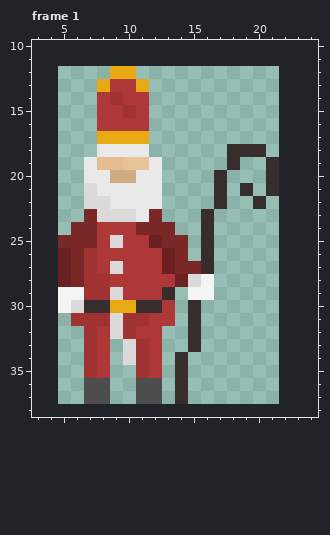
One commit to this pixel-art file: ressources/bosses/stnicholas.aseprite. That is the earlier state.
17x26 pixels, 1 frame. Colours within 5 levels of each other are drawn and written as one. Shown: frame 1: x 3..24, y 10..38. The old version is drawn lined up with the new one, on the new canvas. The commit also changed other frames, which this record leaves out.
The result:
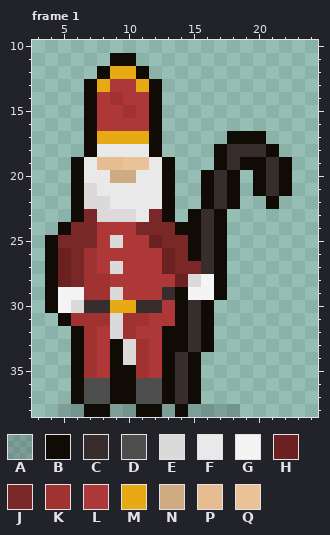
Palette (. is transparent): A #0000002b  B #110b06  C #372d2d  D #4d4d4d  E #dbd9d9  F #e9e9e9  G #f4f4f4  H #6b2121  J #7a2727  K #a03232  L #ae3838  M #e7aa14  N #cfab84  P #e5bd91  Q #e9c298
Change:
canvas 17x26 -> 26x39, the old top-left corner now at 5,12
Frame 1:
y 11: x 9..10 .. -> BB
y 12: x 8 . -> B; x 11 . -> B
y 13..16: x 7 . -> B; x 12 . -> B
y 17: x 7 . -> B; x 12 . -> B; x 18..20 ... -> BBB
y 18: x 7 . -> B; x 12 . -> B; x 17 . -> B; x 21 . -> B
y 19: x 6 . -> B; x 13 . -> B; x 17 . -> B; x 19..20 .. -> BB; x 22 . -> B
y 20: x 6 . -> B; x 13 . -> B; x 16 . -> B; x 18 . -> B; x 20 . -> B; x 22 . -> B
y 21: x 6 . -> B; x 13 . -> B; x 16 . -> B; x 18..20 .C. -> B.B; x 22 . -> B
y 22: x 6 . -> B; x 13 . -> B; x 16 . -> B; x 18 . -> B; x 20..21 C. -> .B
y 23: x 6 . -> B; x 13 . -> B; x 15 . -> B; x 17 . -> B
y 24: x 5 . -> B; x 14..15 .. -> BB; x 17 . -> B
y 25..26: x 4 . -> B; x 15 . -> B; x 17 . -> B
y 27..28: x 4 . -> B; x 17 . -> B
y 29: x 4 . -> B; x 14 . -> B; x 17 . -> B
y 30: x 4 . -> B; x 14 . -> B; x 16 . -> B
y 31: x 5 . -> B; x 14 . -> B; x 16 . -> B
y 32: x 6 . -> B; x 13..14 .. -> BB; x 16 . -> B
y 33: x 6 . -> B; x 9 . -> B; x 13..14 .. -> BB; x 16 . -> B
y 34: x 6 . -> B; x 9 . -> B; x 13 . -> B; x 15 . -> B
y 35..37: x 6 . -> B; x 9..10 .. -> BB; x 13 . -> B; x 15 . -> B
y 38: x 5..18 .............. -> AABBAABBABAAAA
Where, in picture pixels (left, top, right, bottom), the same in both pictures:
changed: (45, 53, 292, 417)
